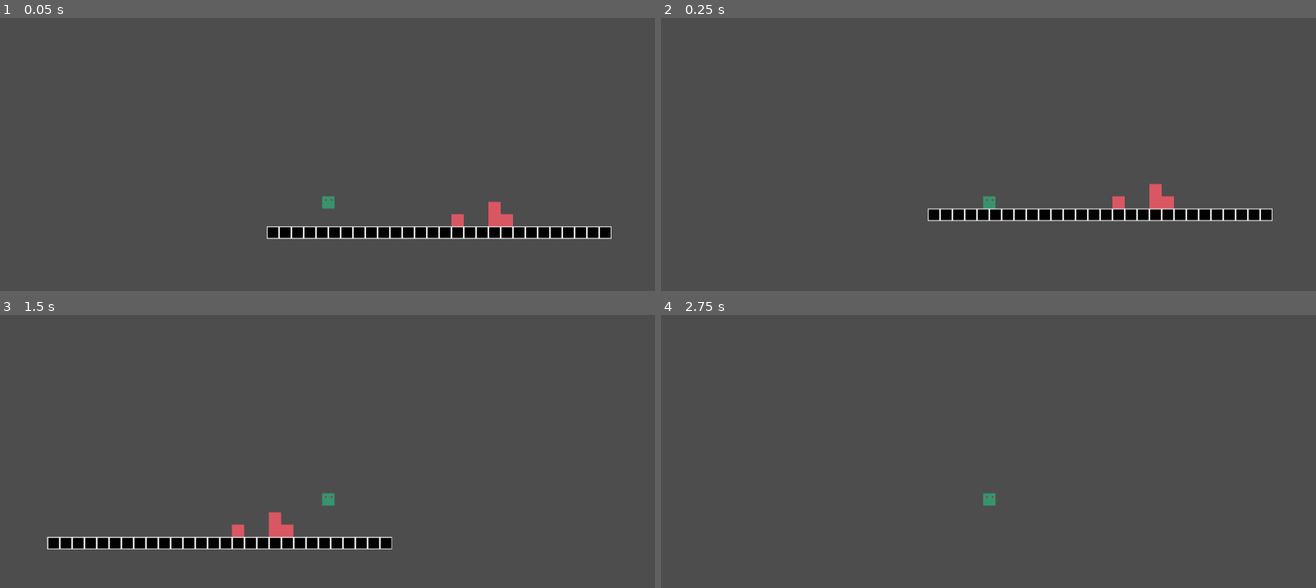
Above: before the commit, frames 1-4 (two rows, left to right).
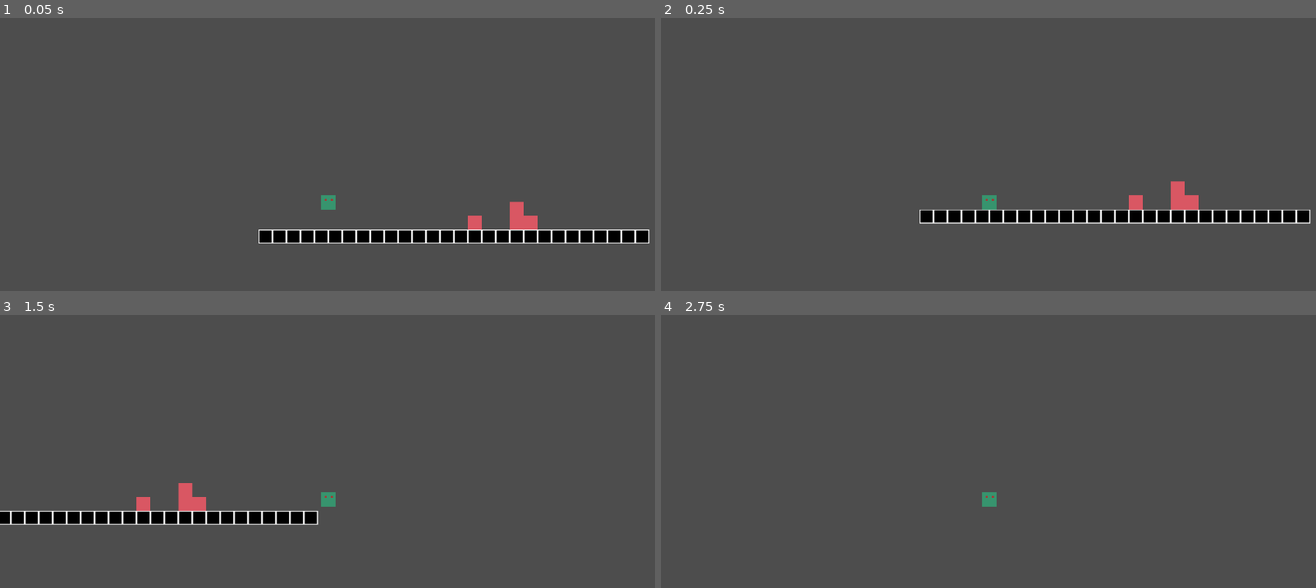
Above: after the commit, the same moments.

Repository: 8-Square/LabRat-Campfire
Game: Godot game, scene res://assets/game.tscn
The game is run twice, just before and just after one commit, with the same random seed, the same clock (stepped at 60 frames per second) and the same inputs. The project has no main scene, so this scene is started directly.
Inputs:
- Up to frame 1 (0.05 s): no input
- Up to frame 2 (0.25 s): no input
- Up to frame 3 (1.5 s): tap Enter at 0.5 s; hold D (right) from 0.53 s (still down); tap Alt at 0.6 s; tap W (jump) at 0.77 s; tap Shift at 1.35 s
- Up to frame 4 (2.75 s): tap W (jump) at 1.52 s; release D (right) at 2.03 s; hold A (left) from 2.03 s (still down); tap Alt at 2.1 s

The runs differ from the first frame. In frame 1, 3.3% of the frame differs, in the area x 39-100%, y 64-83%; in frame 2, 2.8%; in frame 3, 5.5%, in the area x 0-60%, y 61-86%; in frame 4, less than 0.1%.

Commit message:
bit of changes to player

Diff:
--- a/Player/player.gd
+++ b/Player/player.gd
@@ -1,8 +1,8 @@
 extends CharacterBody2D
 
 
-const SPEED = 300.0
-const JUMP_VELOCITY = -400.0
+const SPEED = 400
+const JUMP_VELOCITY = -350.0
 
 
 func _physics_process(delta: float) -> void:
@@ -23,3 +23,7 @@
 		velocity.x = move_toward(velocity.x, 0, SPEED)
 
 	move_and_slide()
+
+# Spikes/Death Loop
+func check_spikes():
+	pass
--- a/Player/player.tscn
+++ b/Player/player.tscn
@@ -17,4 +17,4 @@
 texture = ExtResource("1_l8h54")
 
 [node name="Camera2D" type="Camera2D" parent="." unique_id=205748499]
-zoom = Vector2(1.5, 1.5)
+zoom = Vector2(1.7, 1.7)
--- a/assets/game.tscn
+++ b/assets/game.tscn
@@ -11,6 +11,7 @@
 0:0/0 = 0
 
 [sub_resource type="TileSet" id="TileSet_ej7j1"]
+resource_name = "tileset"
 physics_layer_0/collision_layer = 1
 sources/2 = SubResource("TileSetAtlasSource_0aill")
 
Not shown, changed: Player/player.gd.uid
Not shown: 1 places in Player/player.tscn that only renumber resources
